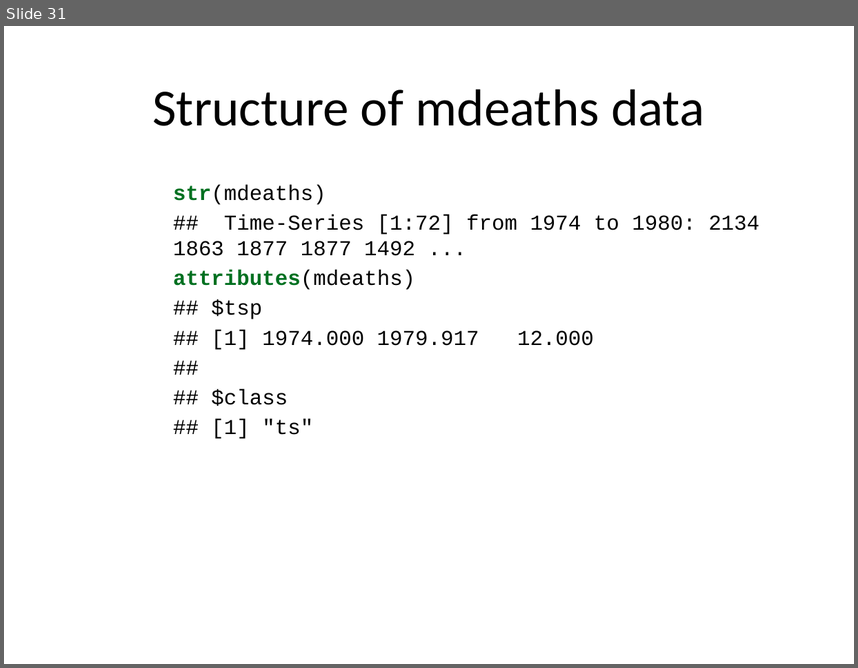
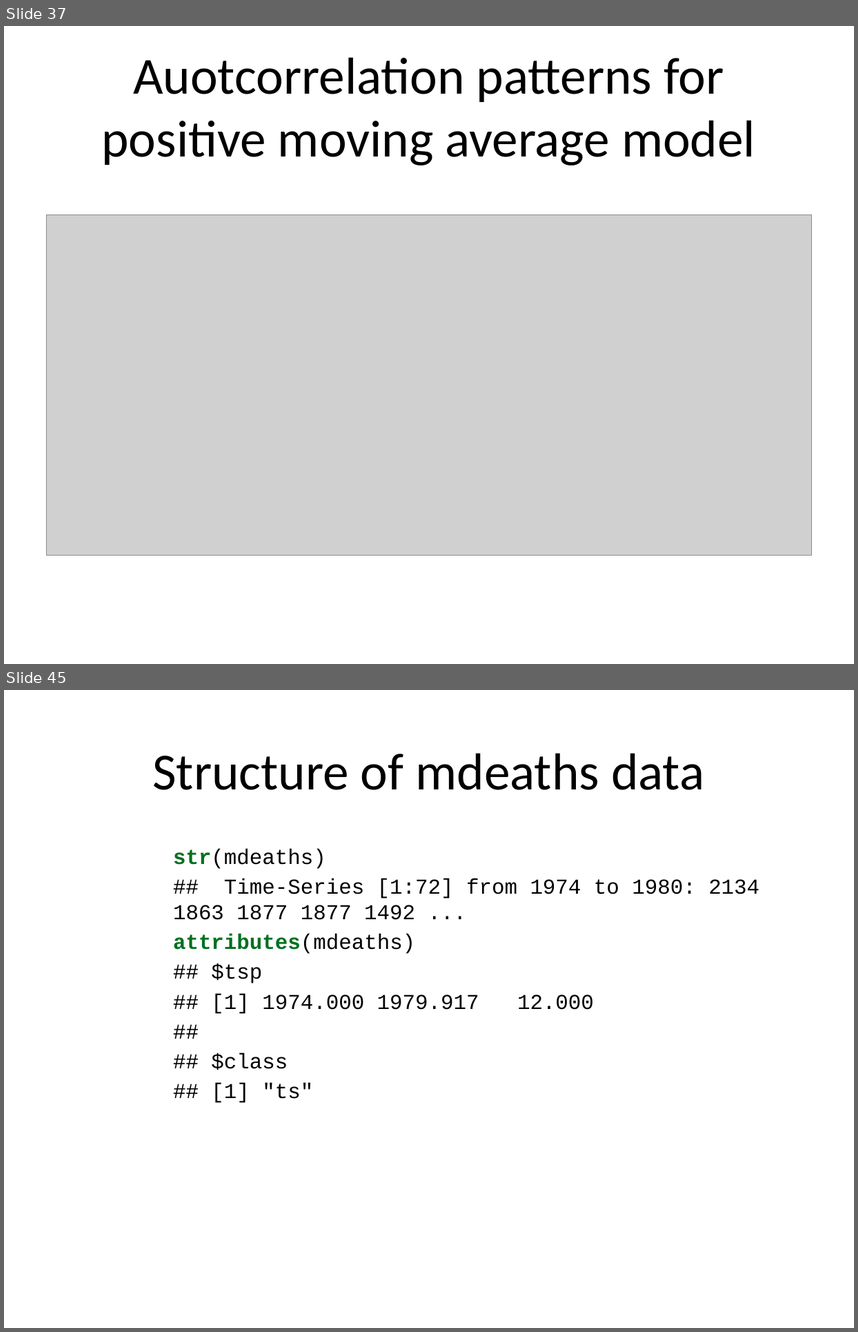
Before and after one commit to pmean/basic-time-series, a slide deck: src/basics.pptx. Shown one above the other, each under a label of ours: slide 31 before the commit, slides 37 and 45 after it; the slides between them are not shown. The pictures are 858x668 and 858x1332 pixels, drawn with LibreOffice and Linux fonts; fonts in the diff are those of the drawing; grey boxes stand for pictures. Boxes give left, top, right and bottom in pixels: in the first picture for what was removed or moved away, otherwise in the second. Text is boxed around its words. In the diff, an @@ line names an element or a change of style, - is before the commit and + after.

```diff
--- a/src/basics.pptx
+++ b/src/basics.pptx
@@ slide 37 added at (x1=4, y1=26, x2=854, y2=664), background #FFFFFF @@
@@ title added at (x1=101, y1=57, x2=755, y2=165), 44 pt, text #000000 @@
+Auotcorrelation patterns for positive moving average model
@@ picture added at (x1=47, y1=215, x2=811, y2=555) @@
@@ what was slide 31 is now slide 45 @@
```
Also in this commit, not shown: 21 slides changed, 32 other slides added, 9 slides removed, 1 other file.
